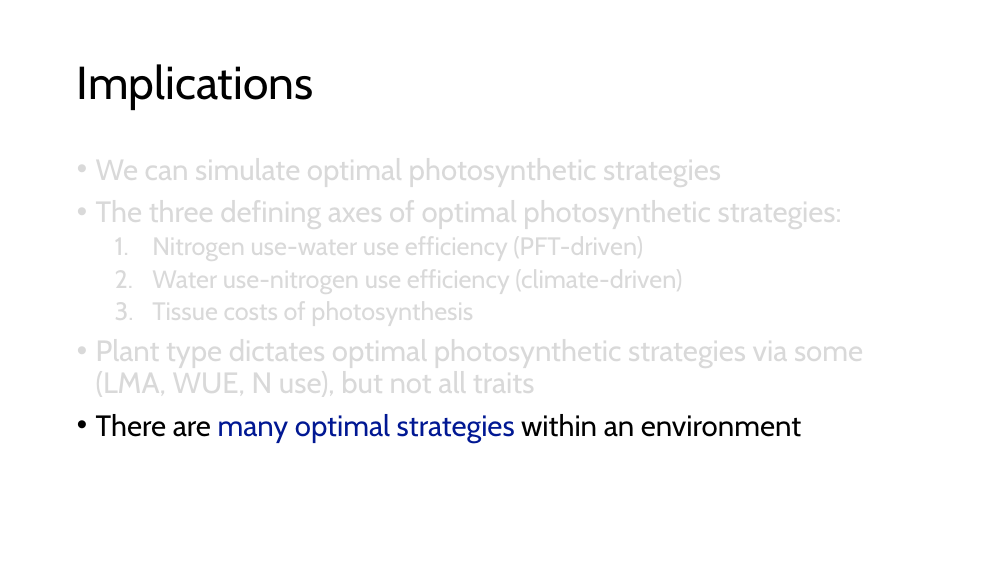
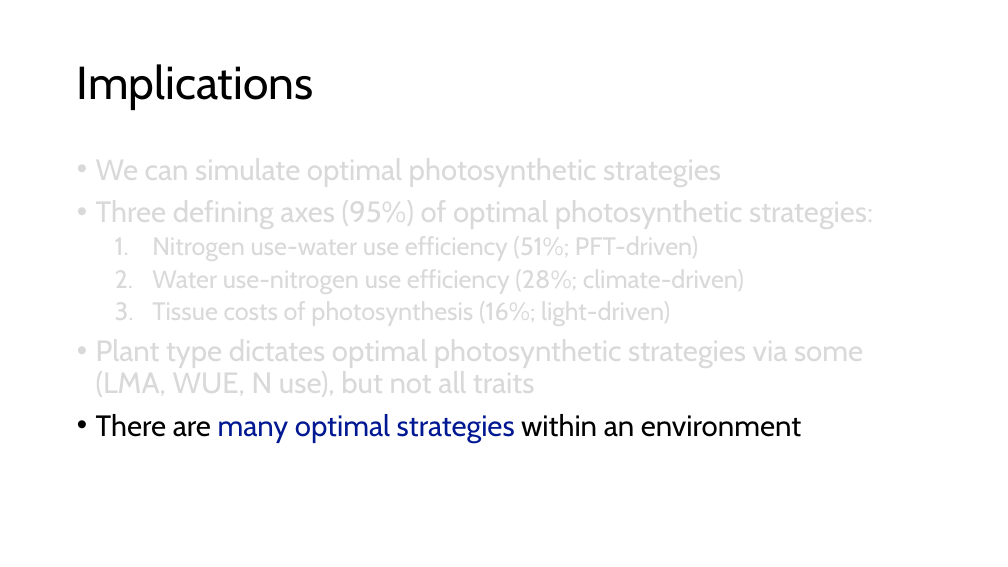
Before and after one commit to SmithEcophysLab/esa_2026, a slide deck: slide 38 of src/esa2026_optphoto_smith.pptx (slide 35 before the commit). Drawn at 1008x567 pixels with LibreOffice and Linux fonts; fonts in the diff are those of the drawing. Boxes give left, top, right and bottom in pixels: in the first picture for what was removed or moved away, otherwise in the second. Text is boxed around its words. In the diff, an @@ line names an element or a change of style, - is before the commit and + after.

```diff
--- a/src/esa2026_optphoto_smith.pptx
+++ b/src/esa2026_optphoto_smith.pptx
@@ text at [96,194,873,327]: text changed @@
-• The three defining axes of optimal photosynthetic strategies:
-  1. Nitrogen use-water use efficiency (PFT-driven)
-  2. Water use-nitrogen use efficiency (climate-driven)
-  3. Tissue costs of photosynthesis
+• Three defining axes (95%) of optimal photosynthetic strategies:
+  1. Nitrogen use-water use efficiency (51%; PFT-driven)
+  2. Water use-nitrogen use efficiency (28%; climate-driven)
+  3. Tissue costs of photosynthesis (16%; light-driven)
```
Also in this commit, not shown: 5 other slides changed, 3 slides added, 1 other file.
